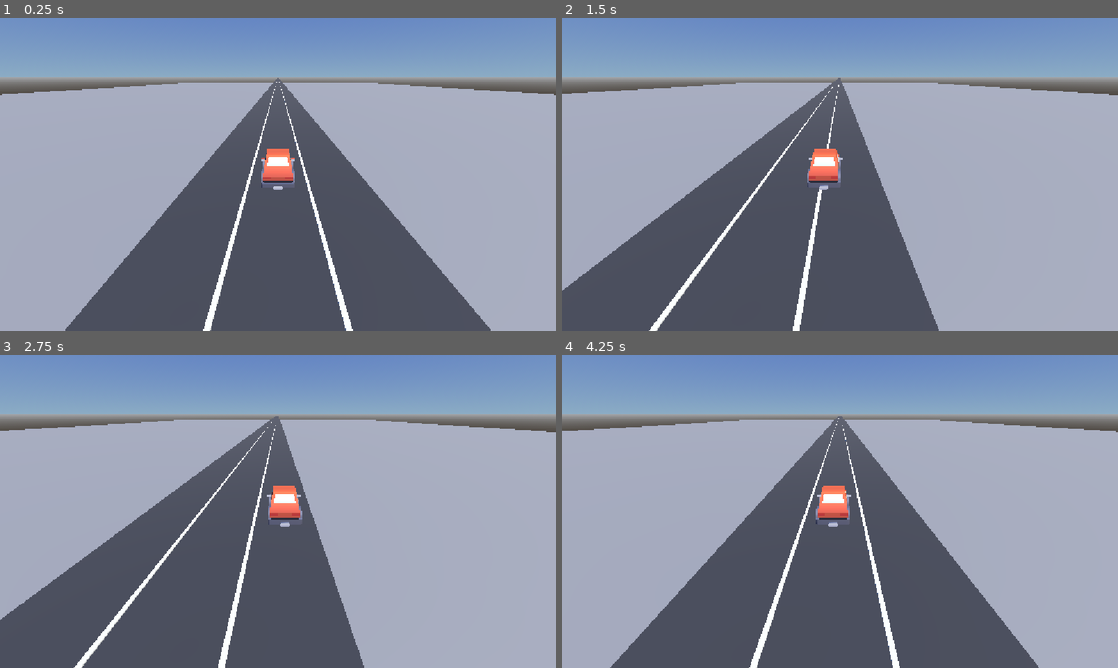
Above: before the commit, frames 1-4 (two rows, left to right).
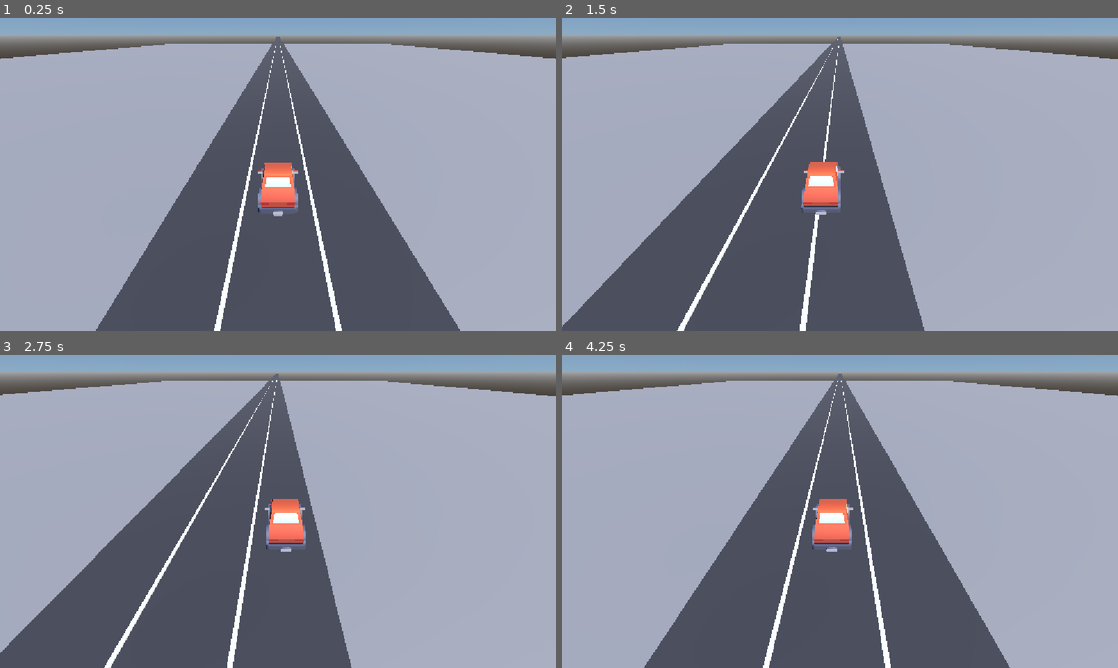
Above: after the commit, the same moments.

Repository: tiago-xavier-braga/LearnGodotEngine
Game: Godot game, scene res://scenes/levels/lvl_game.tscn
Two runs of this game, one before a commit and one after it. Both use one fixed random seed, a clock stepped at 60 frames per second and the inputs below.
Inputs:
- Up to frame 1 (0.25 s): no input
- Up to frame 2 (1.5 s): hold D (move_right) 0.53-1.28 s; hold A (move_left) from 1.28 s (still down)
- Up to frame 3 (2.75 s): release A (move_left) at 2.03 s; hold D (move_right) from 2.03 s (still down)
- Up to frame 4 (4.25 s): release D (move_right) at 3.53 s; hold A (move_left) from 3.53 s (still down)

The runs differ from the first frame. In frame 1, 27% of the frame differs, in the area x 0-100%, y 0-100%; in frame 2, 26%; in frame 3, 26%; in frame 4, 27%.

Commit message:
scene: adjusted follow camera offset and angle

Diff:
--- a/scenes/levels/lvl_game.tscn
+++ b/scenes/levels/lvl_game.tscn
@@ -71,10 +71,11 @@
 lane_speed = 6.0
 
 [node name="FollowCamera" type="Camera3D" parent="." unique_id=100787173 node_paths=PackedStringArray("target")]
-transform = Transform3D(1, 0, 0, 0, 0.90258527, 0.43051112, 0, -0.43051112, 0.90258527, 0, 4, 8)
+transform = Transform3D(1, 0, 0, 0, 0.82511353, 0.564967, 0, -0.564967, 0.82511353, 0, 5, 6)
 current = true
 script = ExtResource("2_cam")
 target = NodePath("../Car")
+offset = Vector3(0, 5, 6)
 
 [node name="DirectionalLight3D" type="DirectionalLight3D" parent="." unique_id=1747358899]
 transform = Transform3D(0.9204788, 7.450581e-09, 0.3907925, -0.31028453, 0.60793334, 0.73084915, -0.23757577, -0.793988, 0.5595898, 0, 0, 0)
